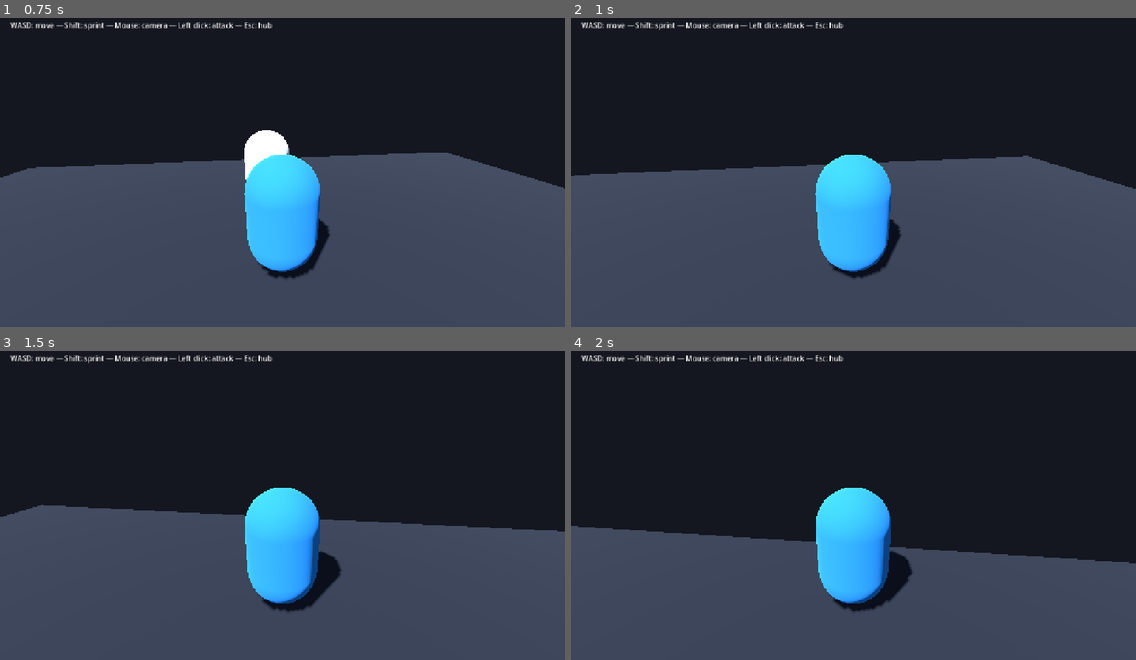
Above: before the commit, frames 1-4 (two rows, left to right).
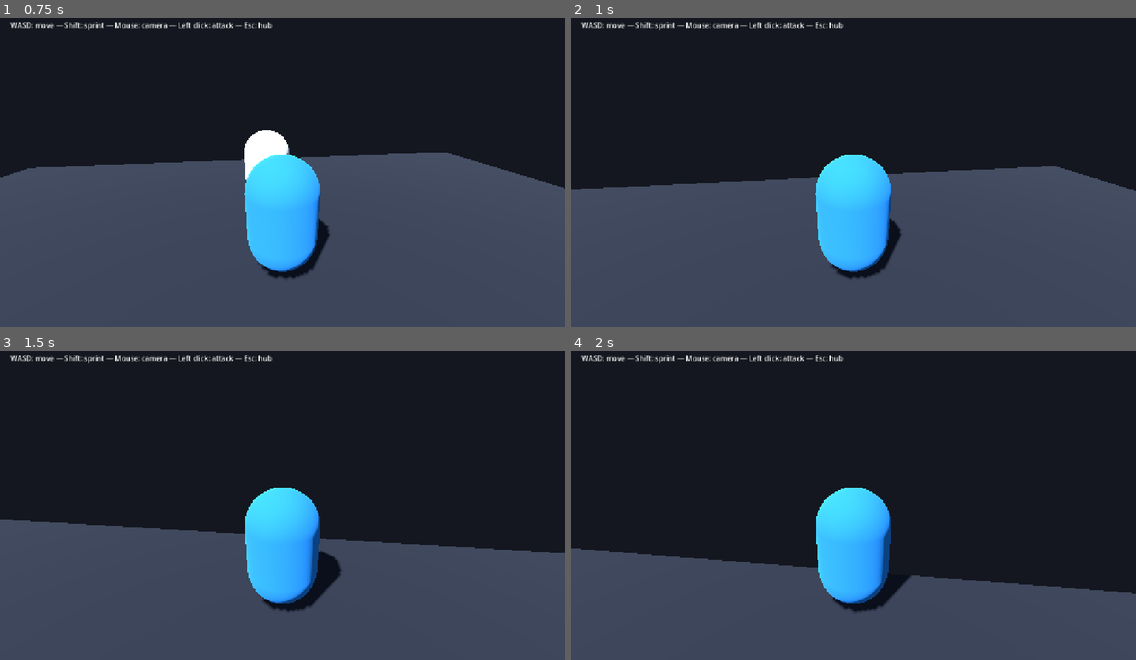
Above: after the commit, the same moments.

Repository: Joony117/Hearthbound
Game: Godot game, scene res://combat/arena/arena.tscn
Same seed, same stepped clock (60 frames per second), same inputs: the game is played once before the commit and once after it. This scene is started directly instead of the project's main scene.
Inputs (mouse positions are in pixels of both pictures, inside the frame that each line leads up to):
- Up to frame 1 (0.75 s): tap Enter (ui_accept) at 0.5 s; move the mouse to (310, 166) at 0.52 s; press the mouse at (310, 166) at 0.53 s; hold W (move_forward) from 0.53 s (still down)
- Up to frame 2 (1 s): keep holding W (move_forward); tap Enter (ui_accept) at 0.77 s; tap Space (dodge) at 0.8 s
- Up to frame 3 (1.5 s): keep holding W (move_forward); move the mouse to (254, 502) at 1.27 s; release the mouse at (254, 502) at 1.28 s; tap Space (dodge) at 1.35 s
- Up to frame 4 (2 s): keep holding W (move_forward); tap Enter (ui_accept) at 1.52 s; click (825, 502) at 1.55 s

Frame 1 is identical in both runs. In frame 2, 3.1% of the frame differs, in the area x 0-100%, y 44-85%; in frame 3, 5.2%; in frame 4, 7.2%, in the area x 0-100%, y 56-85%.

Commit message:
feat: dodge and parry cancel the light attack outright
P2b-04. A dodge or parry press during a light attack's startup or active frames
now cancels it instead of being refused; recovery was the only cancel window
before.

Shipped as three deleted lines. game-designer ruled all four open questions
(SYSTEMS.md § "Dodge/parry cancel opens to attack startup and active") and three
were confirmations: hit-stun stays locked (it is the enemy's only reward for a
0.55 s telegraph), hit-stop stays locked as the cheap answer (every hit-stop here
is under five frames, so cancellable and not are the same from the controller),
and the dodge cooldown already charges on burst end so a cancel pays it with no
new branch. Only ruling 1 needed anything, and the teardown that makes it true —
dropping _attack_hitbox.monitoring in the cancel frame, so an active-window
cancel eats the pending hit — already existed for the recovery case.

Four tests, red-proved by restoring the deleted lines: the assertion that breaks
is the enemy surviving, not a monitoring flag.

Import gate exit 0, zero errors and zero warnings. GUT 14 scripts / 162 tests,
up from 14 / 158 — script count held, which is what rules out P2-28's silent
parse-failure trap.

Co-Authored-By: Claude Opus 5 <noreply@anthropic.com>

Diff:
--- a/combat/arena/arena.gd
+++ b/combat/arena/arena.gd
@@ -395,9 +395,6 @@
 		or _hit_stop_remaining > 0.0
 	):
 		return
-	var attack_recovery_start: float = BALANCE.arena_light_attack_startup + BALANCE.arena_light_attack_active
-	if _attack_elapsed >= 0.0 and _attack_elapsed < attack_recovery_start:
-		return
 	var input_direction: Vector2 = Input.get_vector(&"move_left", &"move_right", &"move_forward", &"move_back")
 	if input_direction == Vector2.ZERO:
 		if _parry_cooldown_remaining <= 0.0:
--- a/tests/unit/test_arena.gd
+++ b/tests/unit/test_arena.gd
@@ -357,6 +357,103 @@
 	assert_eq(arena._parry_elapsed, 0.0)
 
 
+func test_dodge_cancels_light_attack_startup() -> void:
+	var arena_scene: PackedScene = load(SceneRouter.ARENA) as PackedScene
+	var arena: Arena = arena_scene.instantiate() as Arena
+	add_child_autofree(arena)
+	var hero_capsule := arena.get_node("HeroCapsule") as CharacterBody3D
+	var attack_event := InputEventAction.new()
+	attack_event.action = &"attack"
+	attack_event.pressed = true
+	var dodge_event := InputEventAction.new()
+	dodge_event.action = &"dodge"
+	dodge_event.pressed = true
+
+	arena._unhandled_input(attack_event)
+	arena._physics_process(BALANCE.arena_light_attack_startup * 0.5)
+	assert_gt(arena._attack_elapsed, 0.0)
+
+	Input.action_press(&"move_back")
+	arena._unhandled_input(dodge_event)
+
+	assert_eq(arena._attack_elapsed, -1.0)
+	assert_eq(arena._dodge_elapsed, 0.0)
+	assert_almost_eq(Vector2(hero_capsule.velocity.x, hero_capsule.velocity.z).length(), BALANCE.arena_dodge_speed, 0.001)
+
+
+## The cancel drops `monitoring` in the same frame, so a hit that had not already registered is
+## lost outright — `SYSTEMS.md` ruling 1. The enemy assertion is what measures that: asserting the
+## flag alone would still pass if the overlap had already been credited.
+func test_dodge_during_active_attack_eats_the_pending_hit() -> void:
+	var arena_scene: PackedScene = load(SceneRouter.ARENA) as PackedScene
+	var arena: Arena = arena_scene.instantiate() as Arena
+	add_child_autofree(arena)
+	var enemy_capsule := arena.get_node("EnemyCapsule") as CharacterBody3D
+	var attack_hitbox := arena.get_node("HeroCapsule/AttackHitbox") as Area3D
+	watch_signals(arena)
+	var attack_event := InputEventAction.new()
+	attack_event.action = &"attack"
+	attack_event.pressed = true
+	var dodge_event := InputEventAction.new()
+	dodge_event.action = &"dodge"
+	dodge_event.pressed = true
+
+	arena._unhandled_input(attack_event)
+	arena._physics_process(BALANCE.arena_light_attack_startup + BALANCE.arena_light_attack_active * 0.5)
+	assert_true(attack_hitbox.monitoring)
+
+	Input.action_press(&"move_back")
+	arena._unhandled_input(dodge_event)
+
+	assert_false(attack_hitbox.monitoring)
+	assert_eq(arena._attack_elapsed, -1.0)
+	await wait_physics_frames(35)
+	assert_signal_emit_count(arena, "enemy_defeated", 0)
+	assert_true(is_instance_valid(enemy_capsule))
+
+
+func test_standstill_dodge_press_parries_out_of_attack_startup() -> void:
+	var arena_scene: PackedScene = load(SceneRouter.ARENA) as PackedScene
+	var arena: Arena = arena_scene.instantiate() as Arena
+	add_child_autofree(arena)
+	var attack_event := InputEventAction.new()
+	attack_event.action = &"attack"
+	attack_event.pressed = true
+	var dodge_event := InputEventAction.new()
+	dodge_event.action = &"dodge"
+	dodge_event.pressed = true
+
+	arena._unhandled_input(attack_event)
+	arena._physics_process(BALANCE.arena_light_attack_startup * 0.5)
+	arena._unhandled_input(dodge_event)
+
+	assert_eq(arena._parry_elapsed, 0.0)
+	assert_eq(arena._attack_elapsed, -1.0)
+
+
+## Ruling 4 — the cooldown is charged when the burst ends, so a cancel pays exactly what a clean
+## dodge pays. No branch implements this; deleting the guard must not have bought a free dodge.
+func test_cancel_started_dodge_pays_the_same_cooldown() -> void:
+	var arena_scene: PackedScene = load(SceneRouter.ARENA) as PackedScene
+	var arena: Arena = arena_scene.instantiate() as Arena
+	add_child_autofree(arena)
+	var attack_event := InputEventAction.new()
+	attack_event.action = &"attack"
+	attack_event.pressed = true
+	var dodge_event := InputEventAction.new()
+	dodge_event.action = &"dodge"
+	dodge_event.pressed = true
+
+	arena._unhandled_input(attack_event)
+	arena._physics_process(BALANCE.arena_light_attack_startup * 0.5)
+	Input.action_press(&"move_back")
+	arena._unhandled_input(dodge_event)
+	arena._physics_process(BALANCE.arena_dodge_duration)
+
+	assert_eq(arena._dodge_elapsed, -1.0)
+	assert_almost_eq(arena._dodge_cooldown_remaining, BALANCE.arena_dodge_cooldown, 0.001)
+
+
 func test_arena_movement_uses_authored_kinematics_and_normalizes_diagonal() -> void:
 	var arena_scene: PackedScene = load(SceneRouter.ARENA) as PackedScene
 	var arena: Arena = arena_scene.instantiate() as Arena
Not shown, changed: docs/SYSTEMS.md
Not shown, changed: docs/TASKS-DONE.md
